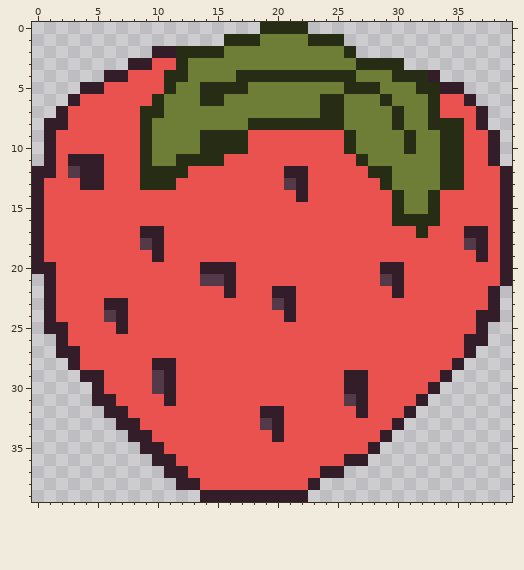
Pixel-art sprite: assets/icons/strawberry.png. The picture above is the old version.
The file is 40x40 pixels.
New version:
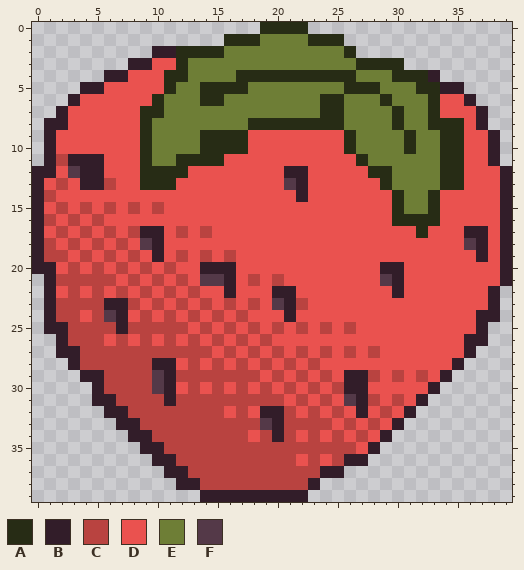
Palette (. is transparent): A #272c15  B #321d29  C #b94340  D #ea524f  E #6e7e36  F #543948
The exact change:
Changed rows in their new state; - is an unchanged pixel.
first column x 1:
11 -C------------------------------
13 -C---C--------------------------
14 C-------------------------------
15 -C-C-C-C-C----------------------
16 C-C-C---------------------------
17 -C-C-C-C---C-C------------------
18 C-C-C-C-------------------------
19 CC-C-C-C---C-C-C----------------
20 --C-C-C-C-C---------------------
21 -CCCCC-C-C-C-----C-C------------
22 --C-C-C-C-C-C-------------------
23 -CCCC--C-C-C-C-C-C---C----------
24 -CC-C---C-C-C-C-C---------------
25 --CCCC-CCCCC-C-C-C-C-C-C-C------
26 --CCC-C-C-C-C-C-C-C-------------
27 ---CCCCCCCCCCC-C-C-C-C-C-C-C----
28 ---CCCCCC---C-C-C-C-C-C---------
29 -----CCCC--CCCCCCC-C-C-C---C-C-C
30 -----CCCC---C-C-C-C-C-C-C-------
31 ------CCCC-CCCCCCCCC-C-C---C-C--
32 -------CCCCCCCC-C---C-C-C---C---
33 --------CCCCCCCCCC--CCCC-C-C----
34 ---------CCCCCCCC-C-C-C-C-C-----
35 ----------CCCCCCCCCCCCCCCC------
36 -----------CCCCCCCCCC-C-C-------
37 ------------CCCCCCCCCCC---------
38 -------------CCCCCCCCC----------
Pixel boxes of the changes (left, top, right, bottom) in both pictures:
changed: (44, 154, 428, 490)
